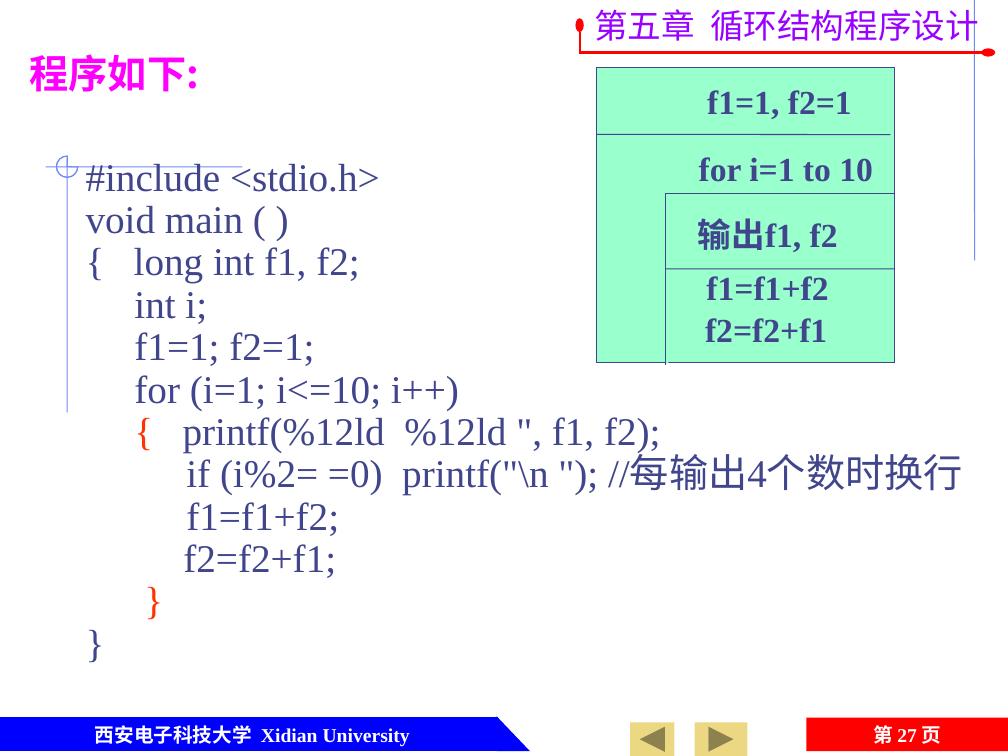
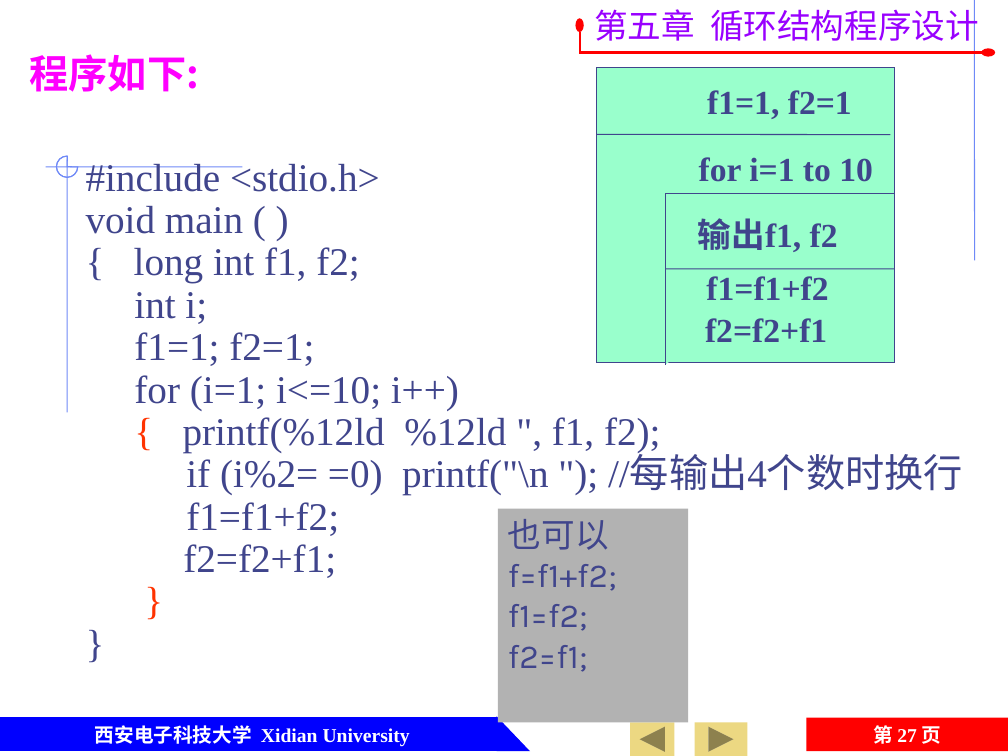
Before and after one commit to jtrfid/C-Repositories, a slide deck: slide 27 of 2015备课/课件/第5章 循环结构程序设计.pptx. Drawn at 1008x756 pixels with LibreOffice and Linux fonts; fonts in the diff are those of the drawing; background and template pictures are left out. Boxes give left, top, right and bottom in pixels: in the first picture for what was removed or moved away, otherwise in the second. Text is boxed around its words. In the diff, an @@ line names an element or a change of style, - is before the commit and + after.

```diff
--- a/2015备课/课件/第5章 循环结构程序设计.pptx
+++ b/2015备课/课件/第5章 循环结构程序设计.pptx
@@ rectangle added at (498,509,688,723), fill #B2B2B2, 24 pt, text #40458C @@
+也可以
+f=f1+f2;
+f1=f2;
+f2=f1;
```
Also in this commit, not shown: 3 other files.
